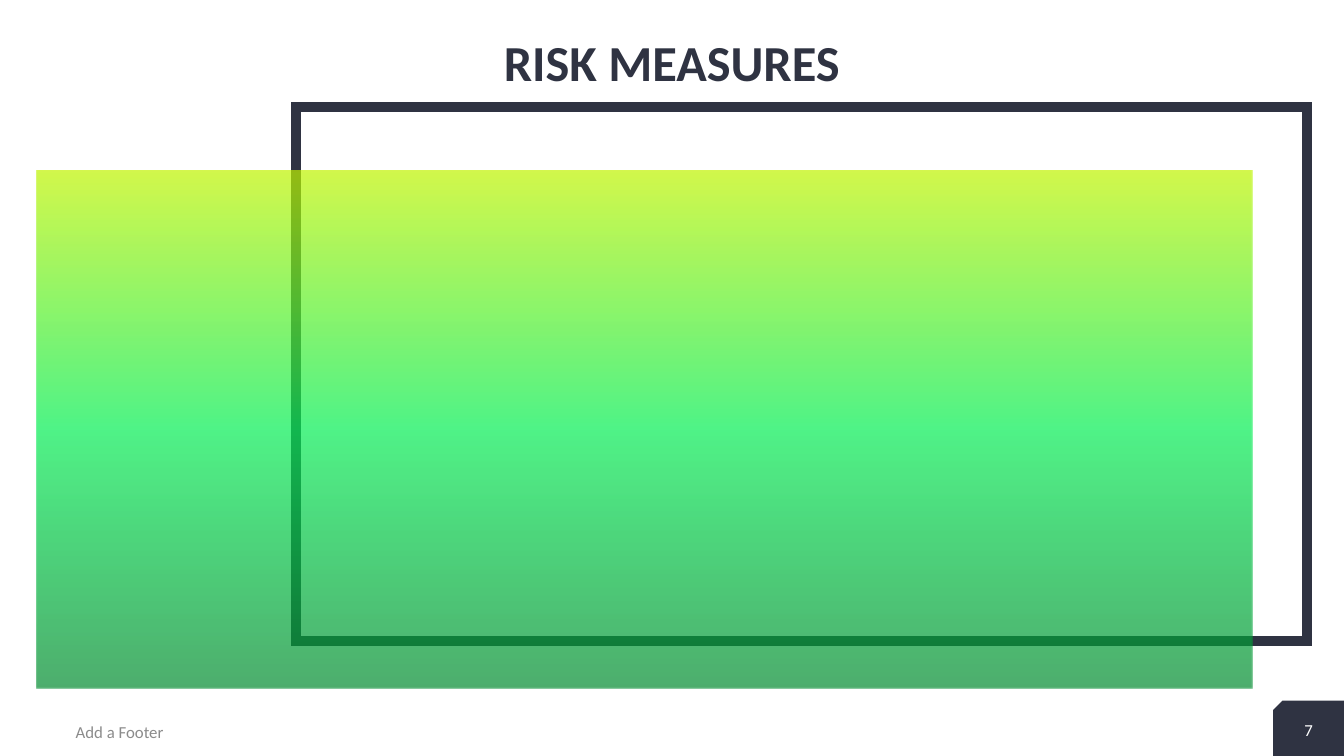
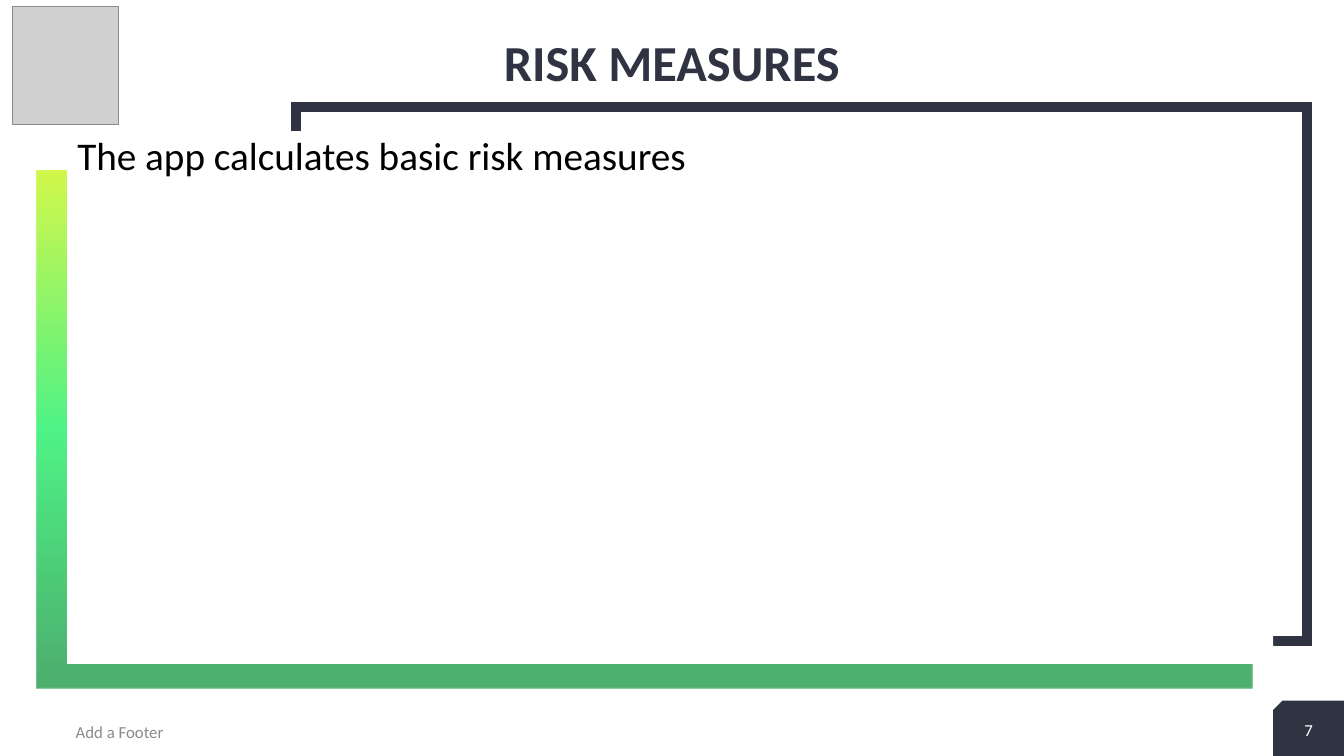
Before and after one commit to Kgross2/portfolio_suitability_app, a slide deck: slide 7 of Project 1 presentation.pptx. Drawn at 1344x756 pixels with LibreOffice and Linux fonts; fonts in the diff are those of the drawing; grey boxes stand for pictures. Boxes give left, top, right and bottom in pixels: in the first picture for what was removed or moved away, otherwise in the second. Text is boxed around its words. In the diff, an @@ line names an element or a change of style, - is before the commit and + after.

```diff
--- a/Project 1 presentation.pptx
+++ b/Project 1 presentation.pptx
@@ picture added at (12,7,119,125) @@
@@ text added at (68,131,1273,664), fill #FFFFFF, 28 pt, text #000000 @@
+The app calculates basic risk measures
```
Also in this commit, not shown: 7 other slides changed, 2 slides added, 2 slides removed.
